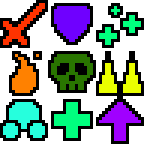
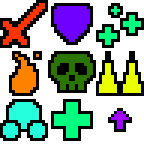
The second 144 × 144 image is a revision of the first. Changes to its layers:
painted on "Icons.png" over 96, 96, 144, 144
